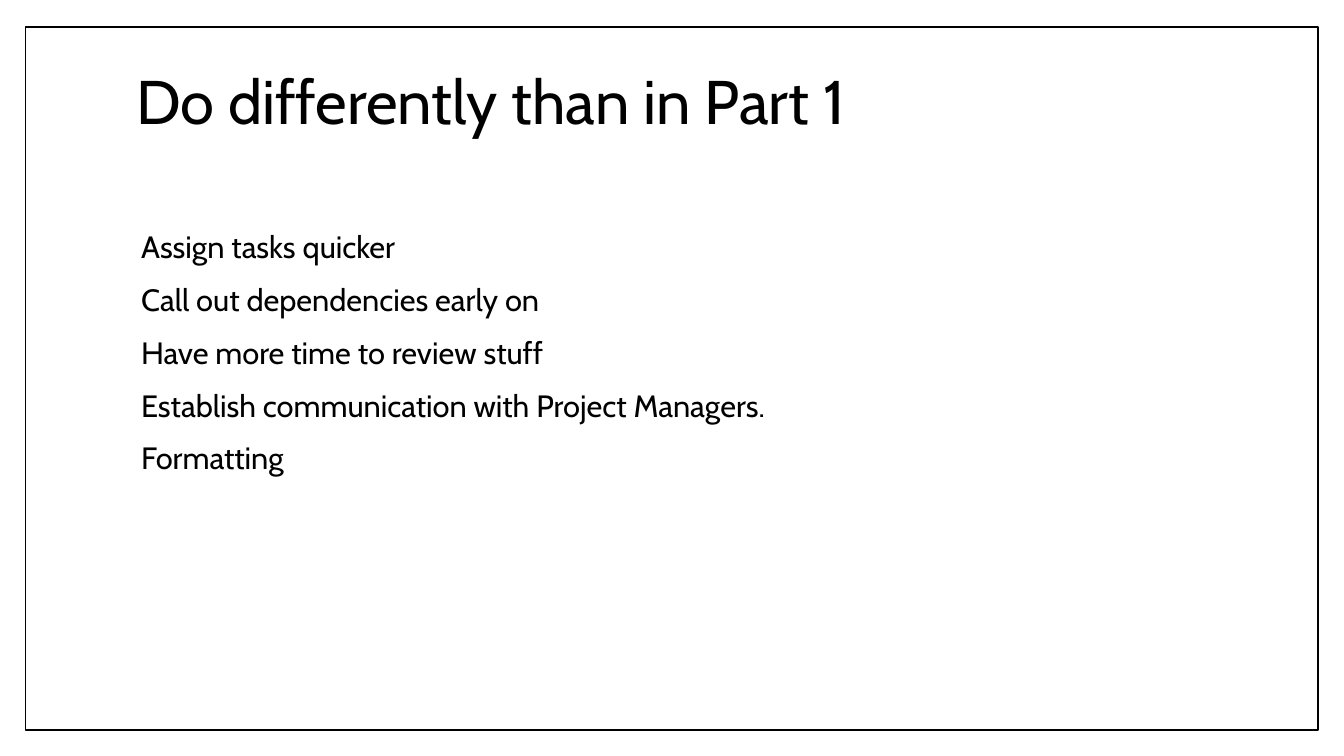
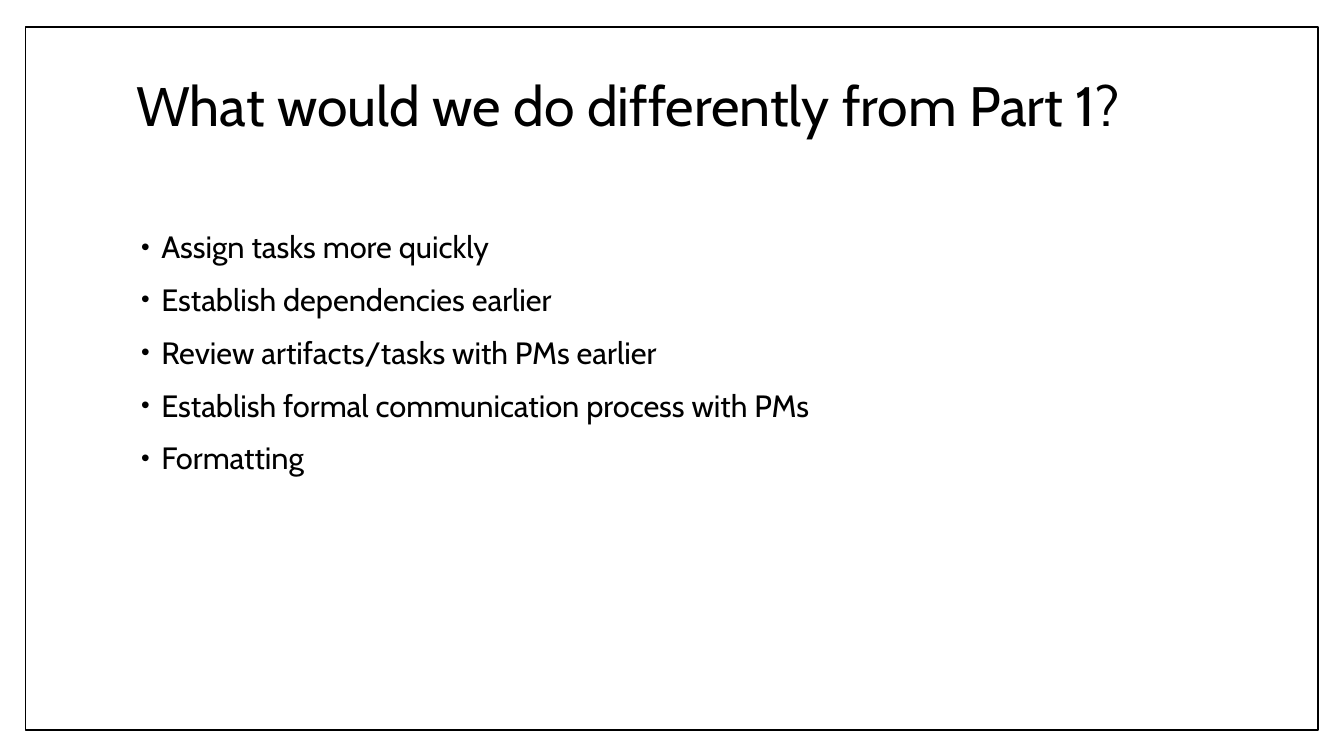
Before and after one commit to umdfeynman/umdfeynman, a slide deck: slide 23 of Work_In_Progress/CS/SPMP_Presentation_Erik_Modified.pptx. Drawn at 1344x756 pixels with LibreOffice and Linux fonts; fonts in the diff are those of the drawing. Boxes give left, top, right and bottom in pixels: in the first picture for what was removed or moved away, otherwise in the second. Text is boxed around its words. In the diff, an @@ line names an element or a change of style, - is before the commit and + after.

```diff
--- a/Work_In_Progress/CS/SPMP_Presentation_Erik_Modified.pptx
+++ b/Work_In_Progress/CS/SPMP_Presentation_Erik_Modified.pptx
@@ title at bbox=[136, 84, 1120, 138]: text changed; size 44 to 39.6 pt @@
-Do differently than in Part 1
+What would we do differently from Part 1?
@@ text at bbox=[161, 235, 809, 423]: text changed @@
-Assign tasks quicker
-Call out dependencies early on
-Have more time to review stuff
-Establish communication with Project Managers.
+• Assign tasks more quickly
+• Establish dependencies earlier
+• Review artifacts/tasks with PMs earlier
+• Establish formal communication process with PMs
@@ text at bbox=[161, 447, 304, 476]: bullet none to • @@
```
Also in this commit, not shown: 17 other slides changed.
